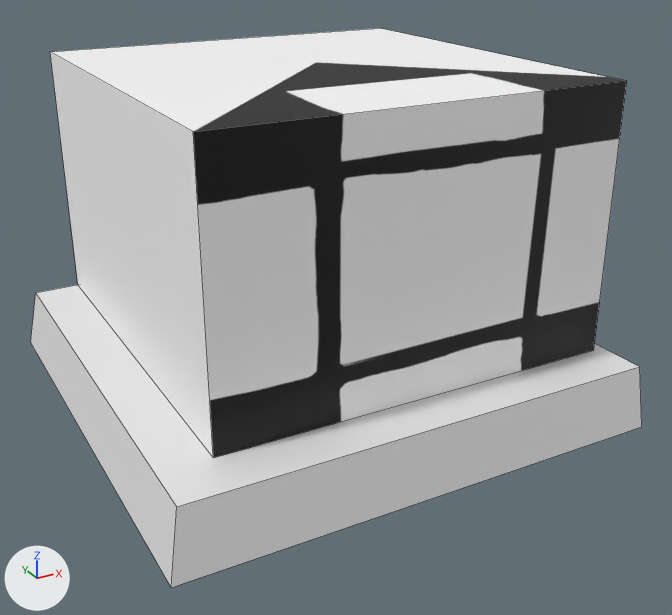
Before and after pictures for a commit that changed the FBX model Assets/Art/3D/Houses Final/2 Sides corner Building.fbx.
Both versions are drawn from a 50 mm lens placed at (-1.66, -3.27, 1.72), pointed at (0.07, -0.12, 0.14). Every picture has the same lights, and +X, +Y and +Z are marked at lower left. Mesh edges are drawn as thin lines.

The first picture shows '2 Sides Ground', '2 Sides connected House'.
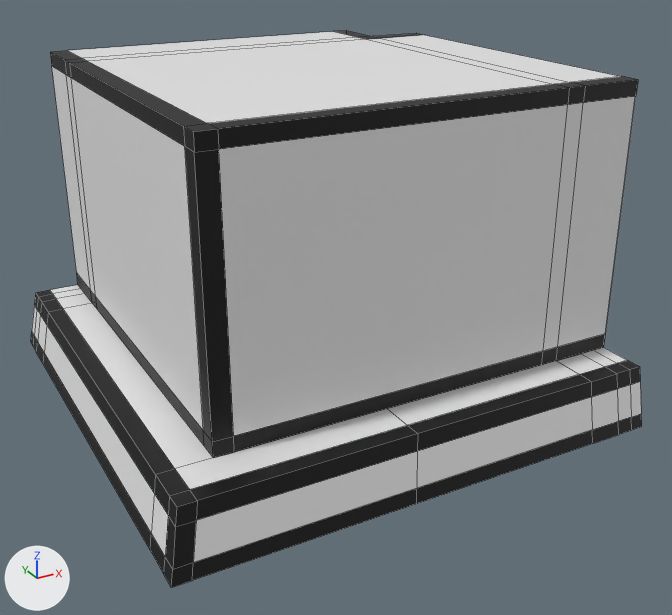
Boxes (x1, y1, x2, y2) around the edits, measured in the pictures (672 x 615 px):
'2 Sides connected House', reshaped, turned, rescaled: before (50, 28, 627, 458); after (50, 31, 638, 458)
'2 Sides Ground', reshaped, turned, rescaled: (31, 285, 642, 587) in both

Patch to the scene script:
```diff
--- a/Assets/Art/3D/Houses Final/2 Sides corner Building.fbx.py
+++ b/Assets/Art/3D/Houses Final/2 Sides corner Building.fbx.py
@@ mat_black @@
+mat_black = principled_material('BLACK')
+mat_black.base_color = (0.0, 0.0, 0.0)  # black #000000
@@ mat_white @@
+mat_white = principled_material('WHITE')
+mat_white.base_color = (0.8, 0.8, 0.8)  # white #e7e7e7
@@ me_cube_011 @@
 # used by ob_2_sides_connected_house; location = (0.0, 0.0, 0.223); rotation_euler = (1.571, 0.0, 0.0), in degrees (90, 0, 0); scale = (0.01, 0.01, 0.01)
-me_cube_011.from_pydata(...)  # 7 vertices, 3 faces; spans x -74.0..94.0, y -22.0..88.0, z -100.0..74.0
-me_cube_011.materials.append(mat_material_001)  # picture img_defaultmaterial_base_color_png
+me_cube_011.from_pydata(...)  # 69 vertices, 52 faces; spans x -7429.0..10000.0, y -10000.0..7429.0, z -8804.0..2201.0
+# me_cube_011 part 2: the whole mesh is rebuilt
+me_cube_011.materials.append(mat_white)  # white #e7e7e7
+me_cube_011.materials.append(mat_black)  # black #000000
@@ me_cube_012 @@
 # used by ob_2_sides_ground; location = (0.0, 0.0, -0.256); rotation_euler = (1.571, 0.0, 0.0), in degrees (90, 0, 0); scale = (0.01, 0.01, 0.01)
-me_cube_012.from_pydata(...)  # 7 vertices, 3 faces; spans x -100.0..100.0, y 1.0..26.0, z -100.0..100.0
+me_cube_012.from_pydata(...)  # 93 vertices, 75 faces; spans x -10000.0..10560.0, y -10768.0..10000.0, z -2592.0..-86.0
+# me_cube_012 part 1: the whole mesh is rebuilt
+me_cube_012.materials.append(mat_white)  # white #e7e7e7
+me_cube_012.materials.append(mat_black)  # black #000000
@@ ob_2_sides_connected_house @@
 ob_2_sides_connected_house.location = (0.0, 0.0, 0.223)
-ob_2_sides_connected_house.rotation_euler = (1.571, 0.0, 0.0)  # degrees (90, 0, 0)
-ob_2_sides_connected_house.scale = (0.01, 0.01, 0.01)
+ob_2_sides_connected_house.rotation_euler = (-3.142, 0.0, 0.0)  # degrees (-180, 0, 0)
+ob_2_sides_connected_house.scale = (0.0001, 0.0001, 0.0001)
@@ ob_2_sides_ground @@
 ob_2_sides_ground.location = (0.0, 0.0, -0.256)
-ob_2_sides_ground.rotation_euler = (1.571, 0.0, 0.0)  # degrees (90, 0, 0)
-ob_2_sides_ground.scale = (0.01, 0.01, 0.01)
+ob_2_sides_ground.rotation_euler = (-3.142, 0.0, 0.0)  # degrees (-180, 0, 0)
+ob_2_sides_ground.scale = (0.0001, 0.0001, 0.0001)
```
